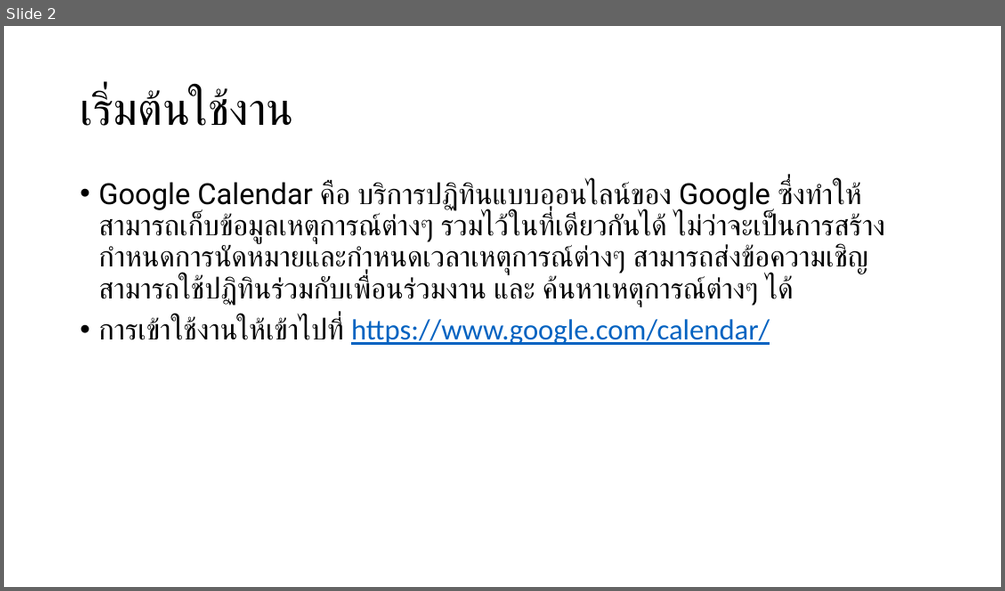
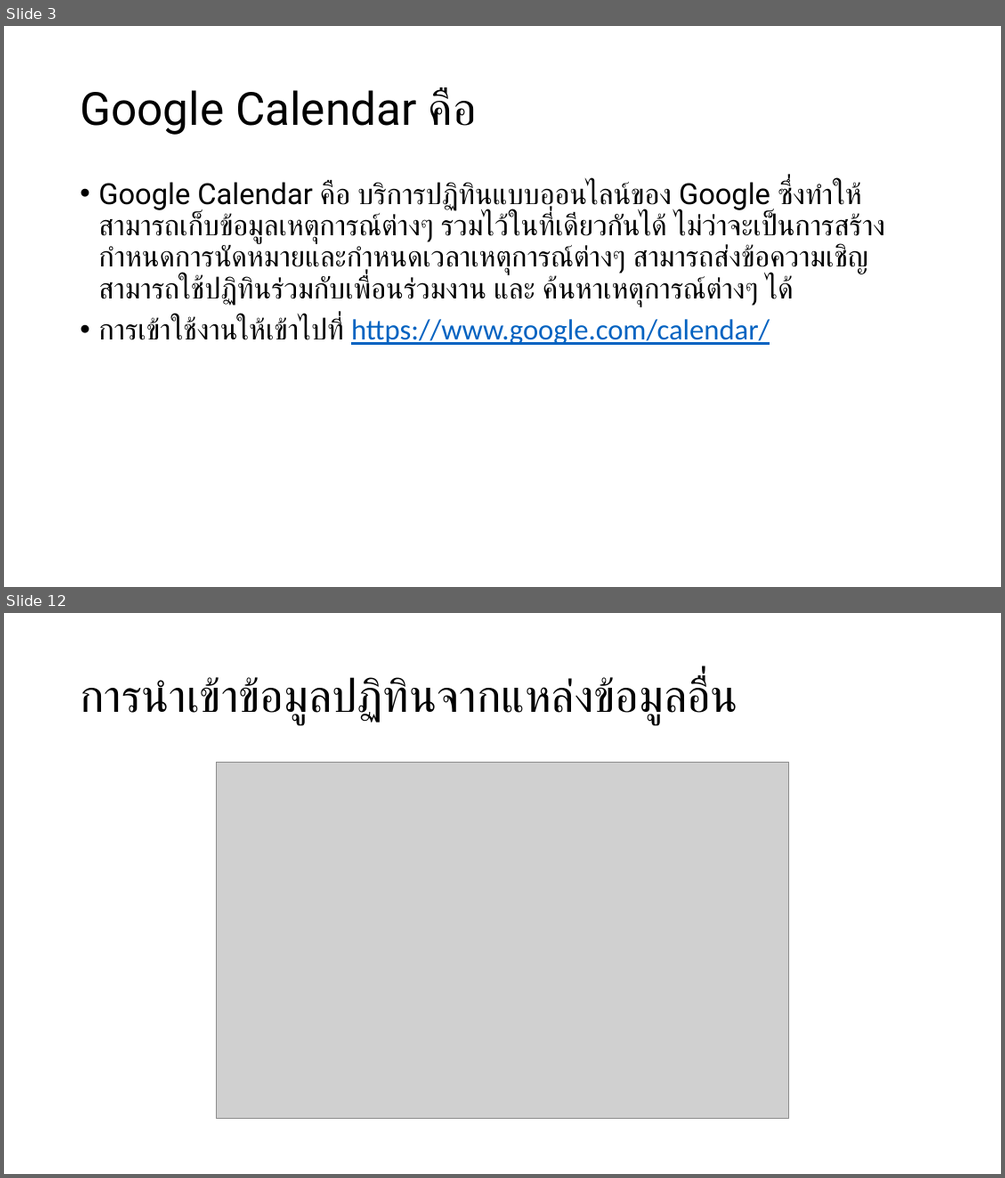
Before and after one commit to bratchasak/gcalendar, a slide deck: Google Calendar.pptx. Shown one above the other, each under a label of ours: slide 2 before the commit, slides 3 and 12 after it; the slides between them are not shown. The pictures are 1005x591 and 1005x1178 pixels, drawn with LibreOffice and Linux fonts; fonts in the diff are those of the drawing; grey boxes stand for pictures. Boxes give left, top, right and bottom in pixels: in the first picture for what was removed or moved away, otherwise in the second. Text is boxed around its words. In the diff, an @@ line names an element or a change of style, - is before the commit and + after.

```diff
--- a/Google Calendar.pptx
+++ b/Google Calendar.pptx
@@ slide 12 added at (x1=4, y1=613, x2=1001, y2=1174), background #FFFFFF @@
@@ title added at (x1=80, y1=676, x2=737, y2=724), 44 pt, text #000000 @@
+การนำเข้าข้อมูลปฏิทินจากแหล่งข้อมูลอื่น
@@ picture added at (x1=217, y1=763, x2=789, y2=1119) @@
@@ what was slide 2 is now slide 3 @@
@@ slide 3 changed as well @@
@@ title at (x1=80, y1=89, x2=477, y2=135): text changed @@
-เริ่มต้นใช้งาน
+Google Calendar คือ
```
Also in this commit, not shown: 1 other slide changed, 14 other slides added, 9 slides removed, 1 other file.
